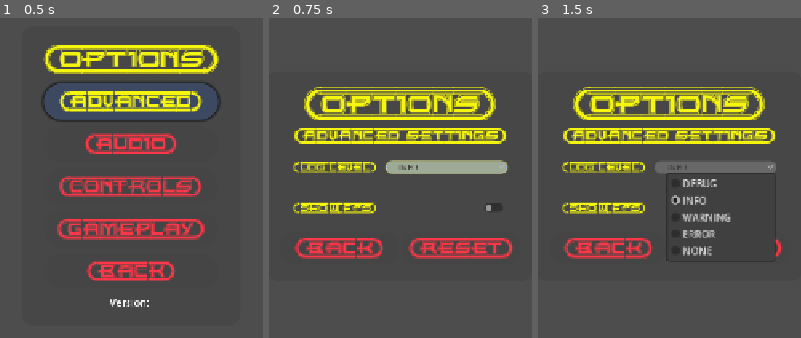
Above: before the commit, frames 1-3 (left to right).
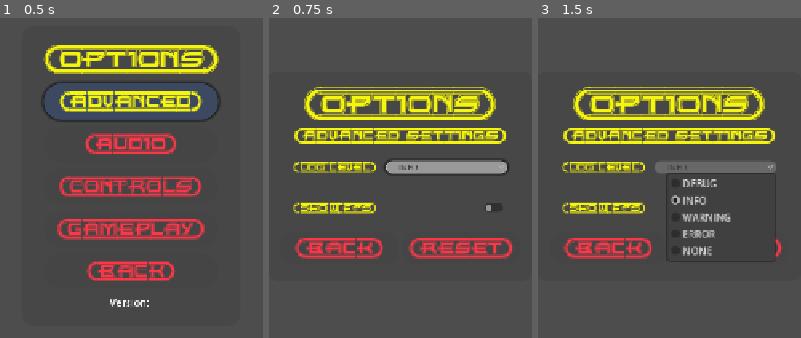
Above: after the commit, the same moments.

Repository: ikostan/SkyLockAssault
Game: Godot game, scene res://scenes/options_menu.tscn
Two runs of this game, one before a commit and one after it. Both use one fixed random seed, a clock stepped at 60 frames per second and the inputs below. This scene is started directly instead of the project's main scene. Video files are missing from this copy of the repository; at most half a second of black plays in their place. Sound files missing from this copy of the repository are replaced by a short silence.
Inputs:
- Up to frame 1 (0.5 s): no input
- Up to frame 2 (0.75 s): click "{ADVANCED}" at 0.5 s
- Up to frame 3 (1.5 s): click "INFO" at 1.25 s

Frame 1 is identical in both runs. In frame 2, 0.5% of the frame differs, in the area x 43-92%, y 44-49%; in frame 3, nothing differs.

Commit message:
UI: bump corner radius & adjust focus neighbors
Increase StyleBoxFlat corner radii from 10 to 20 and raise shadow_size from 2 to 5 (remove explicit bg_color and shadow_color) to refine the advanced settings panel appearance. Also update focus navigation paths to point to FPSContainer/CheckButton instead of LogLevelContainer/LogLevelOptionButton to correct keyboard/tab navigation flow in advanced_settings.tscn.

Diff:
--- a/scenes/advanced_settings.tscn
+++ b/scenes/advanced_settings.tscn
@@ -34,18 +34,16 @@
 expand_margin_left = 20.0
 
 [sub_resource type="StyleBoxFlat" id="StyleBoxFlat_6dctt"]
-bg_color = Color(0.53333336, 0.6666667, 0.98039216, 0.3137255)
 border_width_left = 1
 border_width_top = 1
 border_width_right = 1
 border_width_bottom = 1
-corner_radius_top_left = 10
-corner_radius_top_right = 10
-corner_radius_bottom_right = 10
-corner_radius_bottom_left = 10
-expand_margin_left = 20.0
-shadow_color = Color(0.7647059, 0.8156863, 0.03137255, 0.33333334)
-shadow_size = 2
+corner_radius_top_left = 20
+corner_radius_top_right = 20
+corner_radius_bottom_right = 20
+corner_radius_bottom_left = 20
+expand_margin_left = 20.0
+shadow_size = 5
 
 [sub_resource type="StyleBoxFlat" id="StyleBoxFlat_dkru2"]
 corner_radius_top_left = 20
@@ -227,10 +225,10 @@
 layout_mode = 2
 size_flags_horizontal = 3
 size_flags_vertical = 3
-focus_neighbor_top = NodePath("../../LogLevelContainer/LogLevelOptionButton")
+focus_neighbor_top = NodePath("../../FPSContainer/CheckButton")
 focus_neighbor_bottom = NodePath("../ResetButton")
 focus_next = NodePath("../ResetButton")
-focus_previous = NodePath("../../LogLevelContainer/LogLevelOptionButton")
+focus_previous = NodePath("../../FPSContainer/CheckButton")
 theme_override_colors/font_color = Color(0.99215686, 0.21568628, 0.2784314, 1)
 theme_override_colors/font_focus_color = Color(0.9607843, 0.9607843, 0.050980393, 1)
 theme_override_colors/font_pressed_color = Color(0.9607843, 0.9607843, 0.050980393, 0.9019608)
@@ -248,7 +246,7 @@
 size_flags_horizontal = 3
 size_flags_vertical = 3
 focus_neighbor_top = NodePath("../BackButton")
-focus_neighbor_bottom = NodePath("../../LogLevelContainer/LogLevelOptionButton")
+focus_neighbor_bottom = NodePath("../../FPSContainer/CheckButton")
 focus_next = NodePath("../../LogLevelContainer/LogLevelOptionButton")
 focus_previous = NodePath("../BackButton")
 theme_override_colors/font_color = Color(0.99215686, 0.21568628, 0.2784314, 1)
